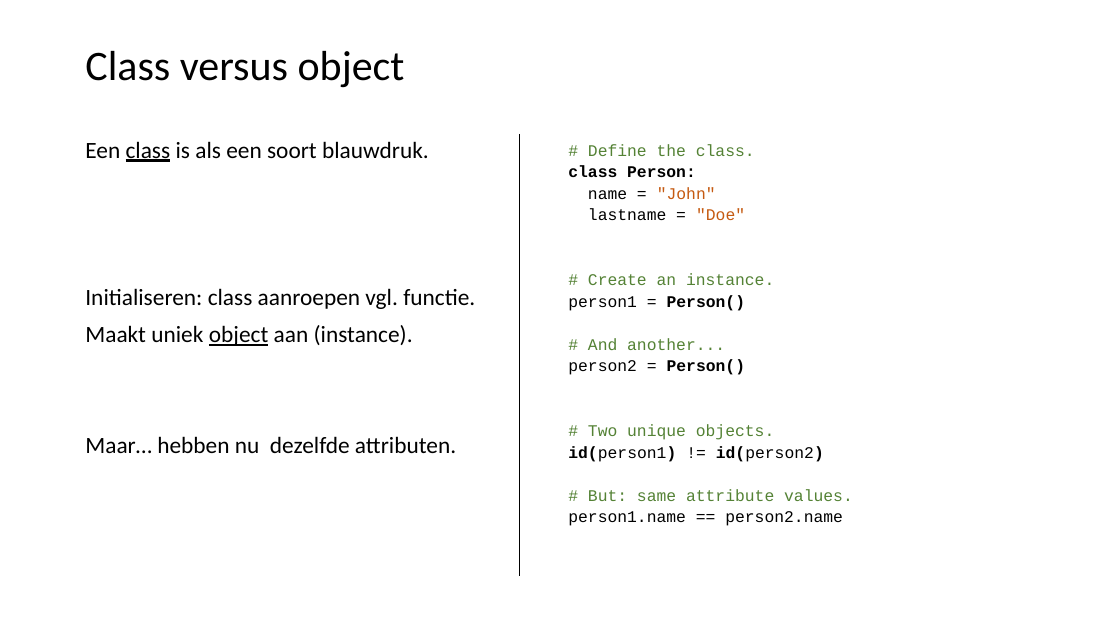
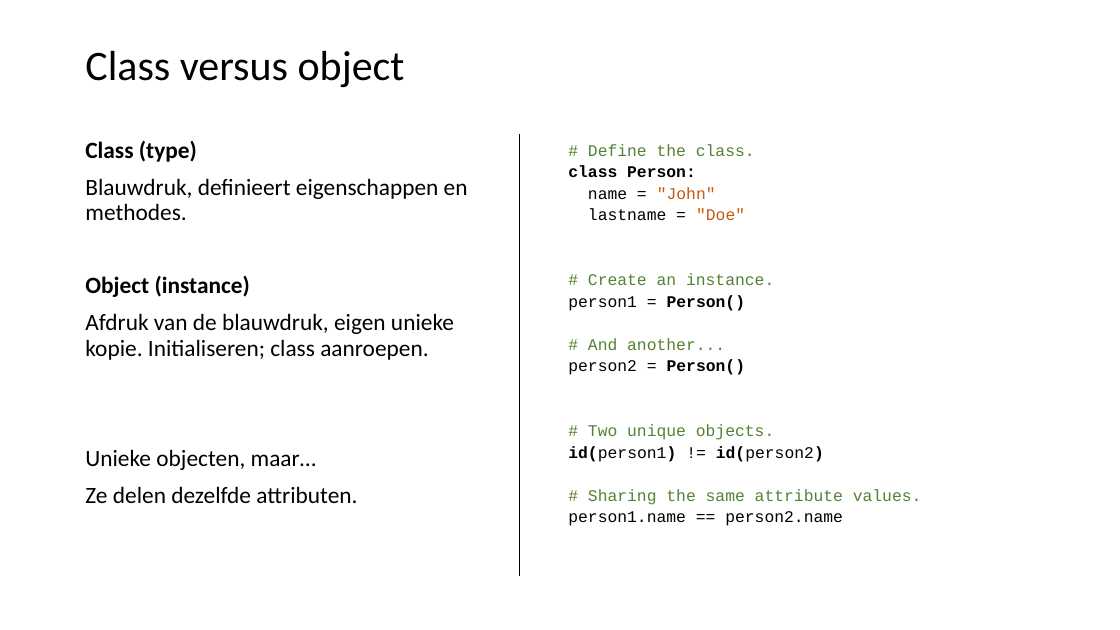
Before and after one commit to LFKoning/knowledge-sharing, a slide deck: slide 52 of python_course/1_basics_classes/python_cursus_1.pptx (slide 53 before the commit). Drawn at 1120x630 pixels with LibreOffice and Linux fonts; fonts in the diff are those of the drawing. Boxes give left, top, right and bottom in pixels: in the first picture for what was removed or moved away, otherwise in the second. Text is boxed around its words. In the diff, an @@ line names an element or a change of style, - is before the commit and + after.

```diff
--- a/python_course/1_basics_classes/python_cursus_1.pptx
+++ b/python_course/1_basics_classes/python_cursus_1.pptx
@@ text at [85, 141, 468, 503]: text changed @@
-Een class is als een soort blauwdruk.
-Initialiseren: class aanroepen vgl. functie.
-Maakt uniek object aan (instance).
-Maar… hebben nu dezelfde attributen.
+Class (type)
+Blauwdruk, definieert eigenschappen en methodes.
+Object (instance)
+Afdruk van de blauwdruk, eigen unieke kopie. Initialiseren; class aanroepen.
+Unieke objecten, maar…
+Ze delen dezelfde attributen.
@@ text at [588, 489, 922, 505]: text changed @@
-# But: same attribute values.
+# Sharing the same attribute values.
```
Also in this commit, not shown: 24 other slides changed, 1 slide added, 2 slides removed, 5 other files.
